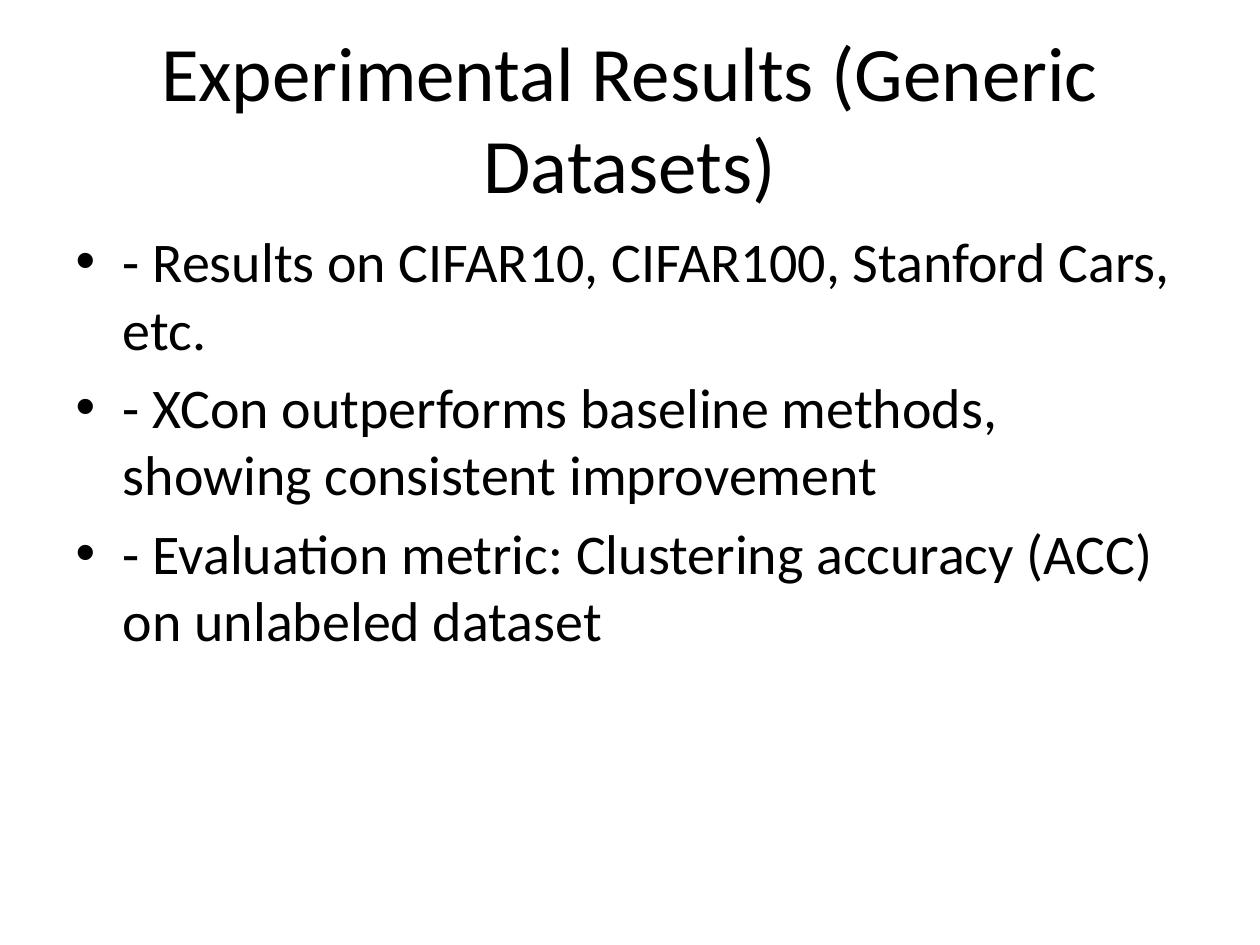
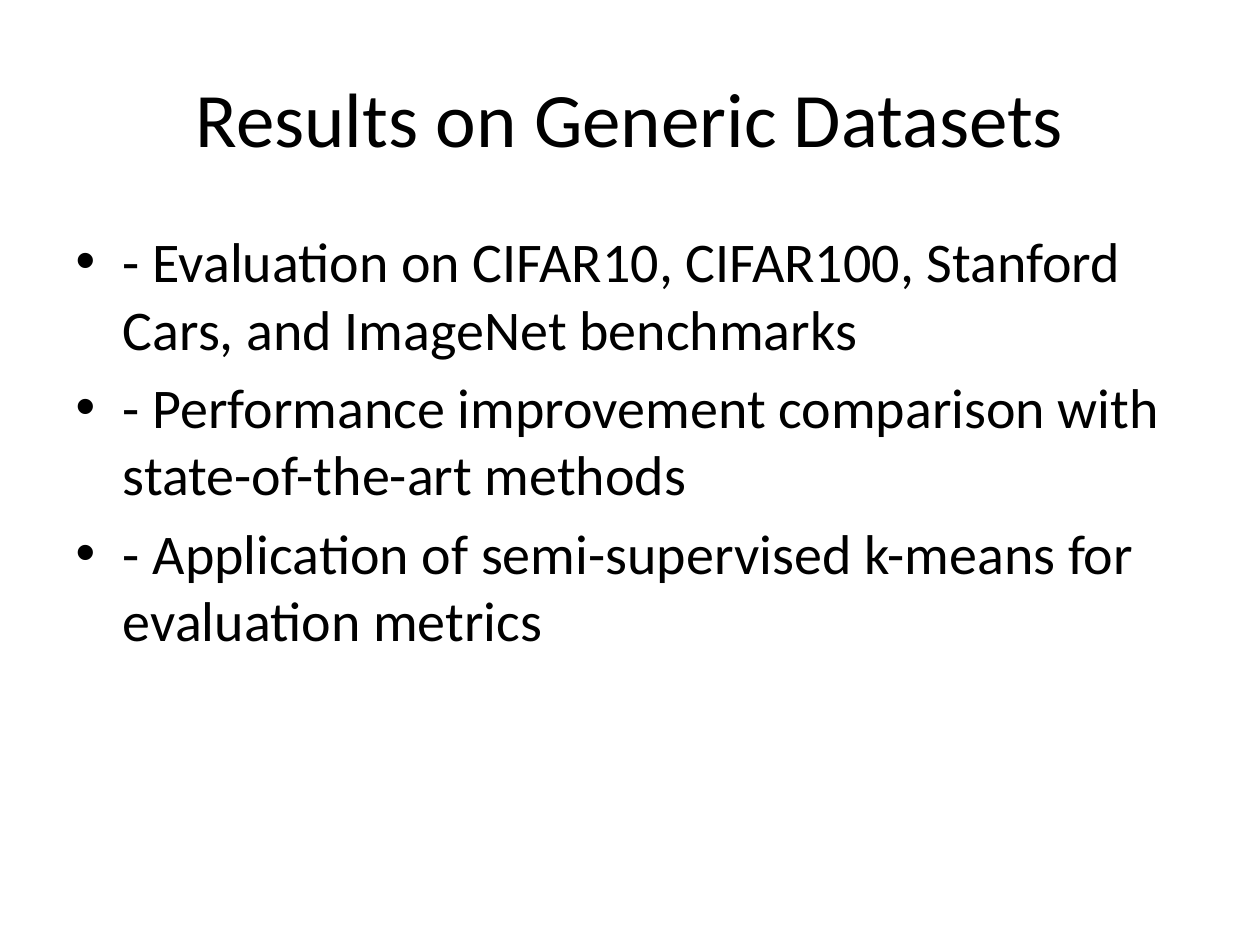
Before and after one commit to StephanieMussi/GRASPER, a slide deck: slide 7 of presentation.pptx. Drawn at 1260x945 pixels with LibreOffice and Linux fonts; fonts in the diff are those of the drawing. Boxes give left, top, right and bottom in pixels: in the first picture for what was removed or moved away, otherwise in the second. Text is boxed around its words. In the diff, an @@ line names an element or a change of style, - is before the commit and + after.

```diff
--- a/presentation.pptx
+++ b/presentation.pptx
@@ title at box(196, 93, 1063, 148): text changed @@
-Experimental Results (Generic Datasets)
+Results on Generic Datasets
@@ text at box(123, 243, 1159, 642): text changed @@
-• - Results on CIFAR10, CIFAR100, Stanford Cars, etc.
-• - XCon outperforms baseline methods, showing consistent improvement
-• - Evaluation metric: Clustering accuracy (ACC) on unlabeled dataset
+• - Evaluation on CIFAR10, CIFAR100, Stanford Cars, and ImageNet benchmarks
+• - Performance improvement comparison with state-of-the-art methods
+• - Application of semi-supervised k-means for evaluation metrics
```
Also in this commit, not shown: 7 other slides changed, 1 slide added, 1 slide removed, 1 other file.
